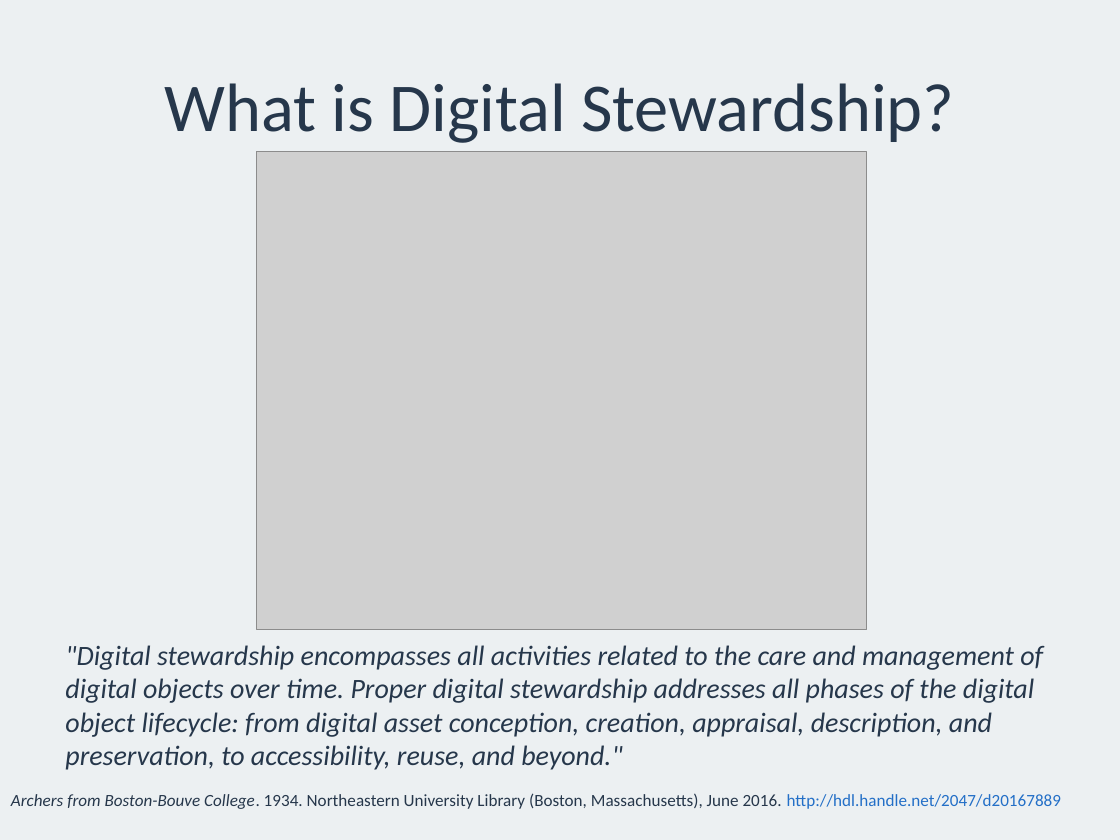
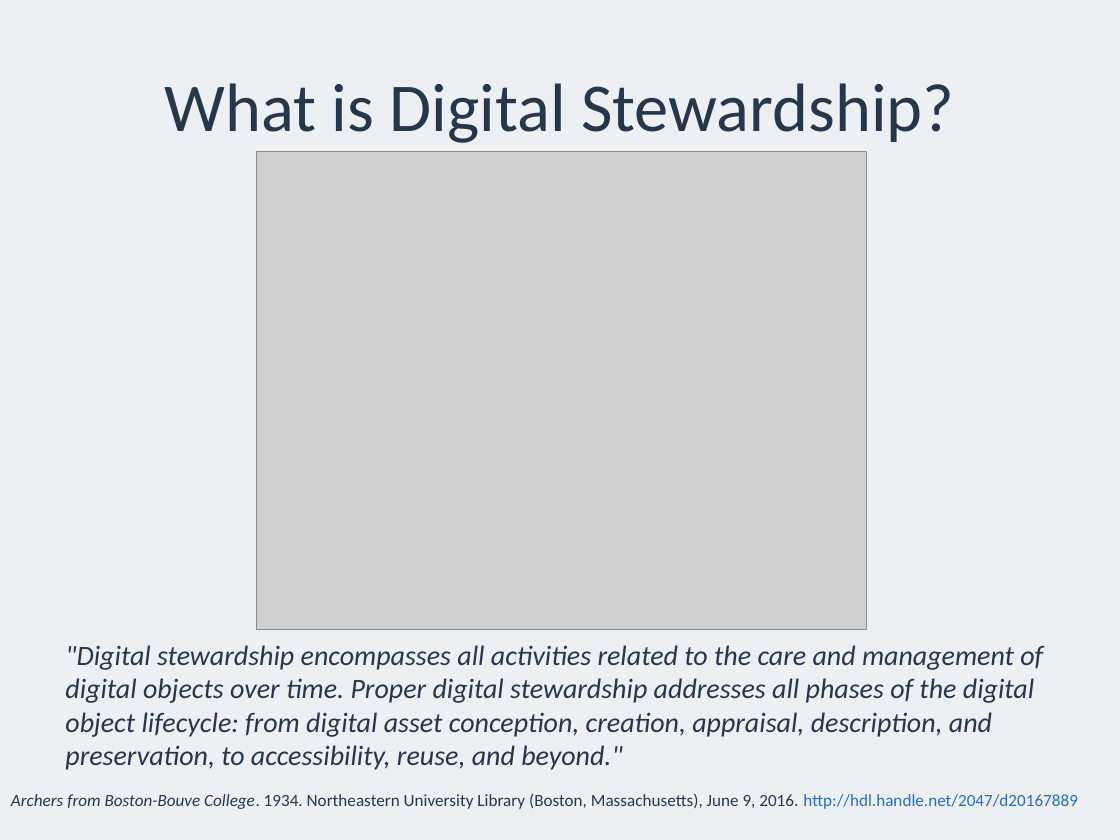
Before and after one commit to sarahjeansweeney/various_files, a slide deck: slide 2 of Presentations/Open Repositories 2016/Digital Stewardship/DigitalStewardship.pptx. Drawn at 1120x840 pixels with LibreOffice and Linux fonts; fonts in the diff are those of the drawing; grey boxes stand for pictures. Boxes give left, top, right and bottom in pixels: in the first picture for what was removed or moved away, otherwise in the second. Text is boxed around its words. In the diff, an @@ line names an element or a change of style, - is before the commit and + after.

```diff
--- a/Presentations/Open Repositories 2016/Digital Stewardship/DigitalStewardship.pptx
+++ b/Presentations/Open Repositories 2016/Digital Stewardship/DigitalStewardship.pptx
@@ text at (11,793,1077,809): text changed @@
-Archers from Boston-Bouve College. 1934. Northeastern University Library (Boston, Massachusetts), June 2016. http://hdl.handle.net/2047/d20167889
+Archers from Boston-Bouve College. 1934. Northeastern University Library (Boston, Massachusetts), June 9, 2016. http://hdl.handle.net/2047/d20167889
```
Also in this commit, not shown: 5 other slides changed.
